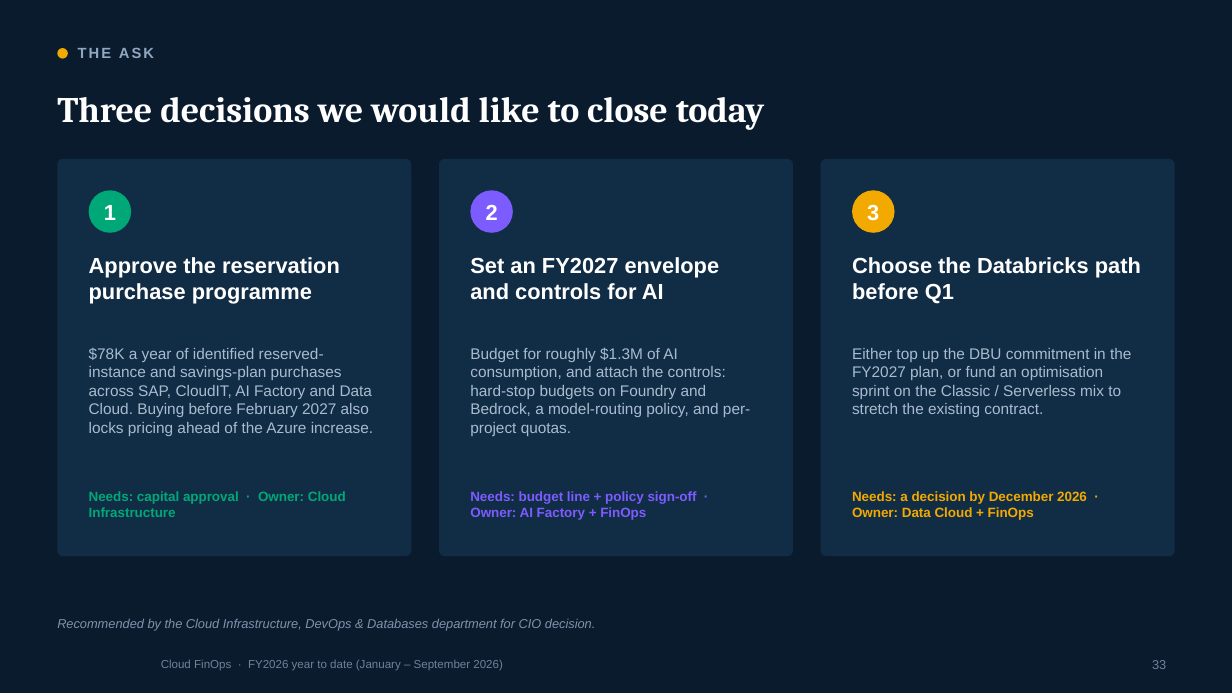
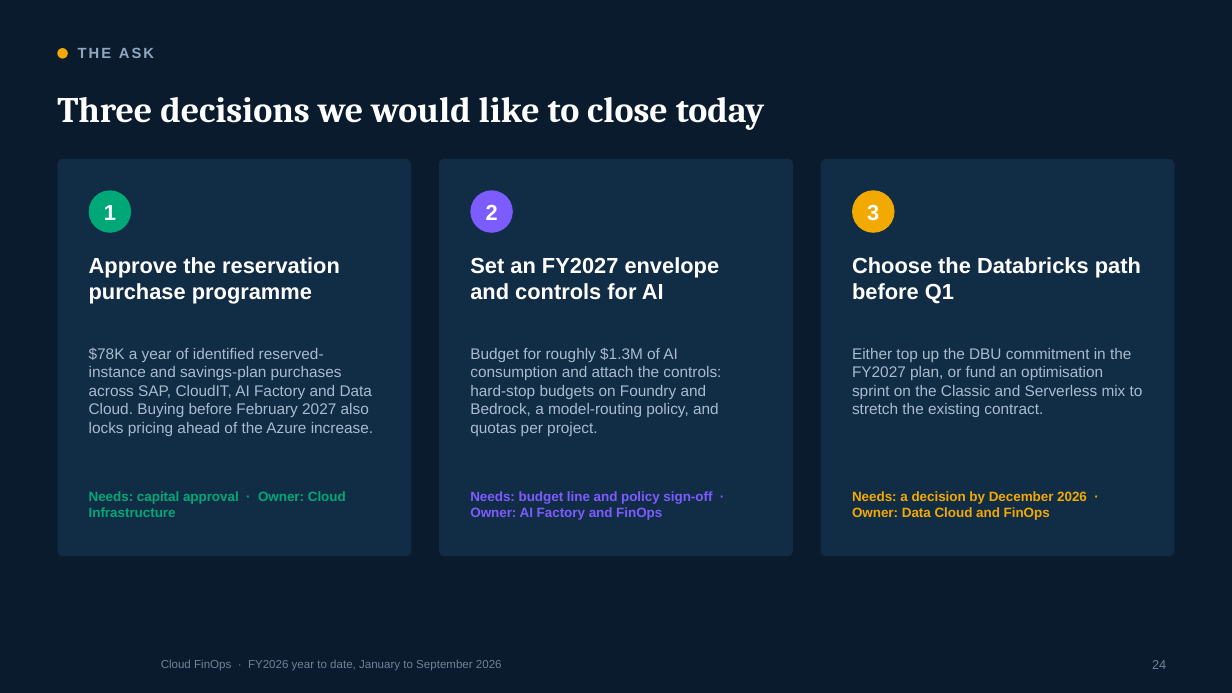
Before and after one commit to arielga5-code/Finops, a slide deck: slide 24 of presentations/Cloud_FinOps_Harel_FY2026_September.pptx (slide 33 before the commit). Drawn at 1232x693 pixels with LibreOffice and Linux fonts; fonts in the diff are those of the drawing; background and template pictures are left out. Boxes give left, top, right and bottom in pixels: in the first picture for what was removed or moved away, otherwise in the second. Text is boxed around its words. In the diff, an @@ line names an element or a change of style, - is before the commit and + after.

```diff
--- a/presentations/Cloud_FinOps_Harel_FY2026_September.pptx
+++ b/presentations/Cloud_FinOps_Harel_FY2026_September.pptx
@@ text at <box>470,347,721,436</box>: text changed @@
-Budget for roughly $1.3M of AI consumption, and attach the controls: hard-stop budgets on Foundry and Bedrock, a model-routing policy, and per-project quotas.
+Budget for roughly $1.3M of AI consumption and attach the controls: hard-stop budgets on Foundry and Bedrock, a model-routing policy, and quotas per project.
@@ text at <box>852,348,1143,417</box>: text changed @@
-Either top up the DBU commitment in the FY2027 plan, or fund an optimisation sprint on the Classic / Serverless mix to stretch the existing contract.
+Either top up the DBU commitment in the FY2027 plan, or fund an optimisation sprint on the Classic and Serverless mix to stretch the existing contract.
@@ text at <box>470,491,712,520</box>: text changed @@
-Needs: budget line + policy sign-off · Owner: AI Factory + FinOps
+Needs: budget line and policy sign-off · Owner: AI Factory and FinOps
@@ text at <box>852,491,1087,520</box>: text changed @@
-Needs: a decision by December 2026 · Owner: Data Cloud + FinOps
+Needs: a decision by December 2026 · Owner: Data Cloud and FinOps
@@ text removed at <box>57,619,595,631</box> @@
-Recommended by the Cloud Infrastructure, DevOps & Databases department for CIO decision.
@@ text at <box>161,660,502,670</box>: text changed @@
-Cloud FinOps · FY2026 year to date (January – September 2026)
+Cloud FinOps · FY2026 year to date, January to September 2026
@@ page number at <box>1152,660,1166,669</box>: text changed @@
-33
+24
```
Also in this commit, not shown: 38 other slides changed, 2 slides removed, 15 other files.
